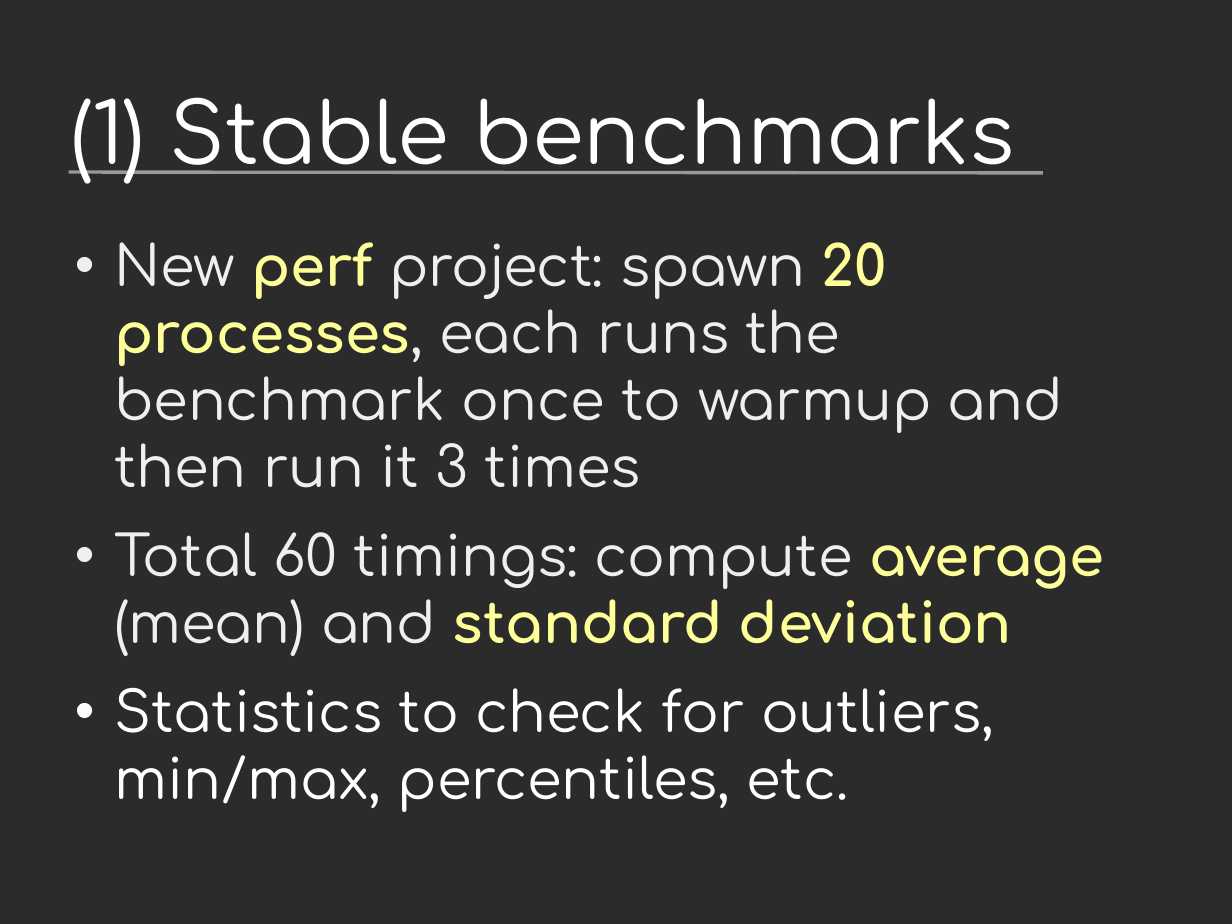
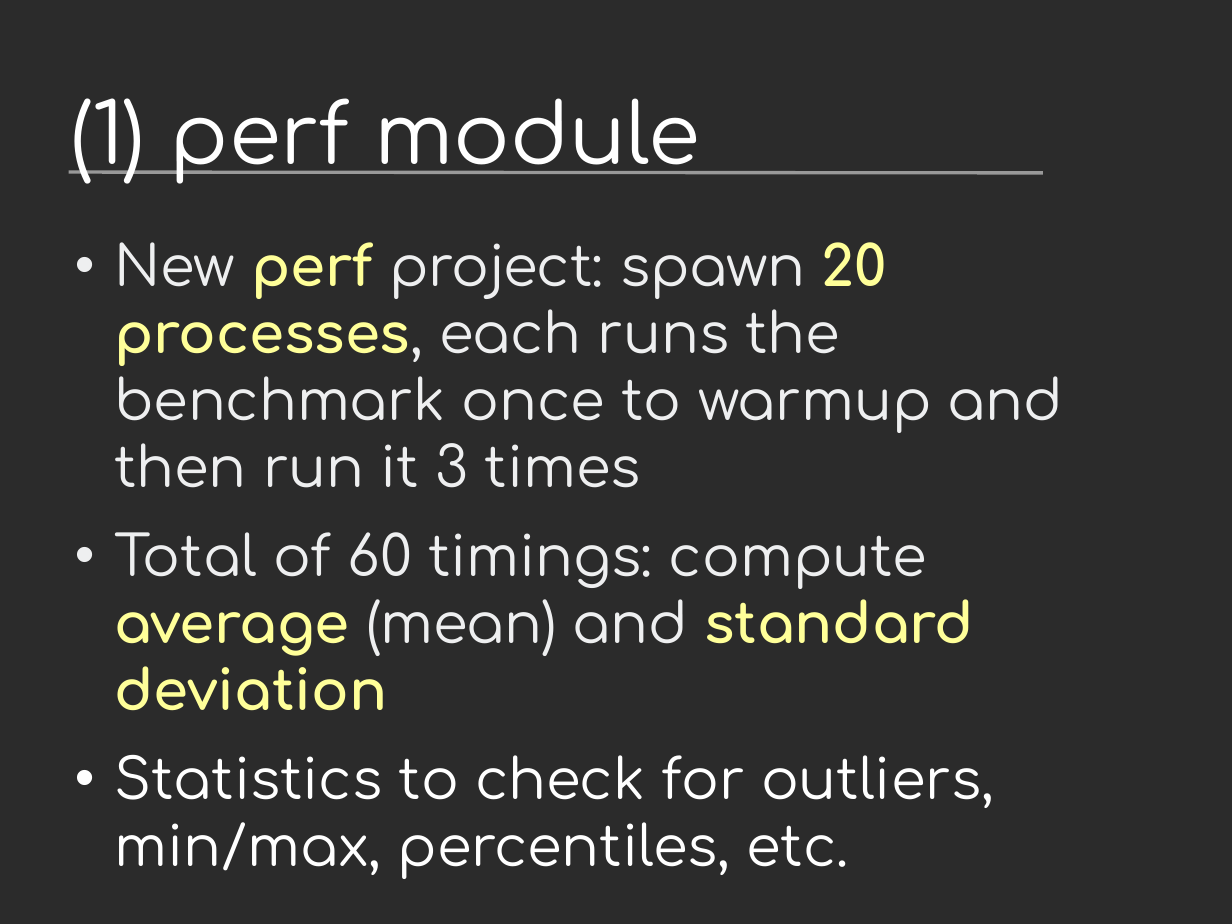
Before and after one commit to vstinner/talks, a slide deck: slide 5 of 2017-PyconUS/python36_opt.odp. Drawn at 1232x924 pixels with LibreOffice and Linux fonts; fonts in the diff are those of the drawing; background and template pictures are left out; a plain dark background stands for a picture behind light text. Boxes give left, top, right and bottom in pixels: in the first picture for what was removed or moved away, otherwise in the second. Text is boxed around its words. In the diff, an @@ line names an element or a change of style, - is before the commit and + after.

```diff
--- a/2017-PyconUS/python36_opt.odp
+++ b/2017-PyconUS/python36_opt.odp
@@ title at bbox=[71, 98, 700, 184]: text changed @@
-(1) Stable benchmarks
+(1) perf module
@@ text at bbox=[114, 532, 974, 711]: text changed @@
-• Total 60 timings: compute average (mean) and standard deviation
+• Total of 60 timings: compute average (mean) and standard deviation
```
Also in this commit, not shown: 18 other slides changed, 9 slides added, 1 other file.
